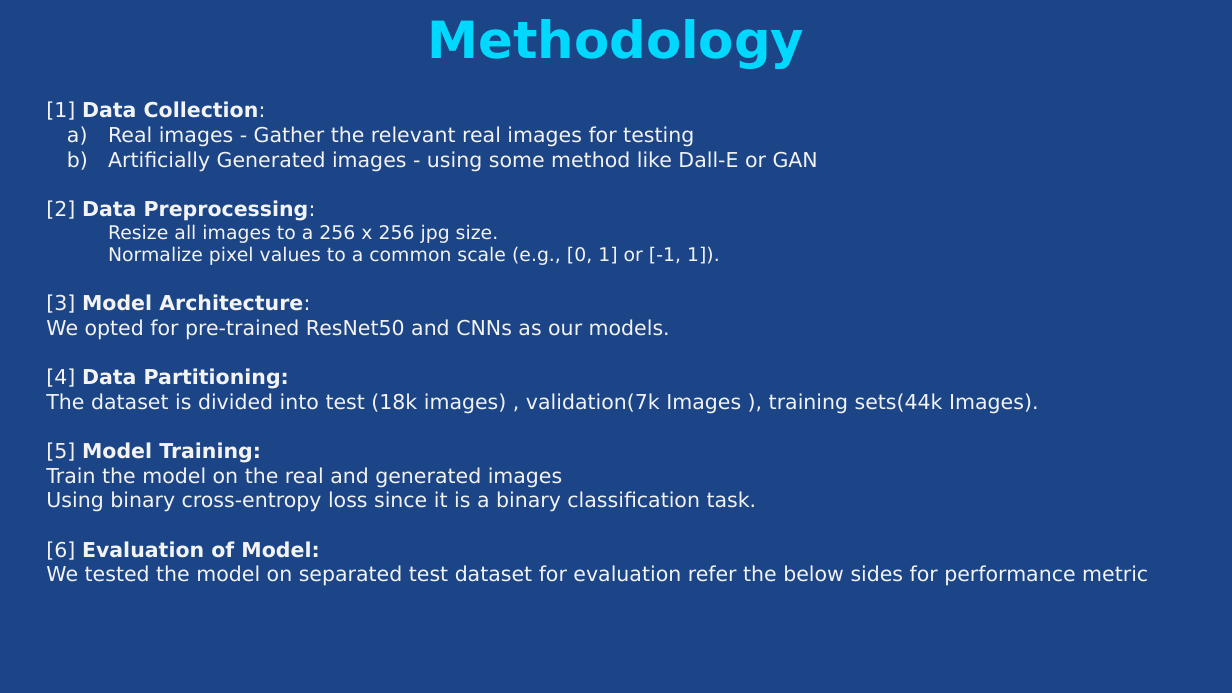
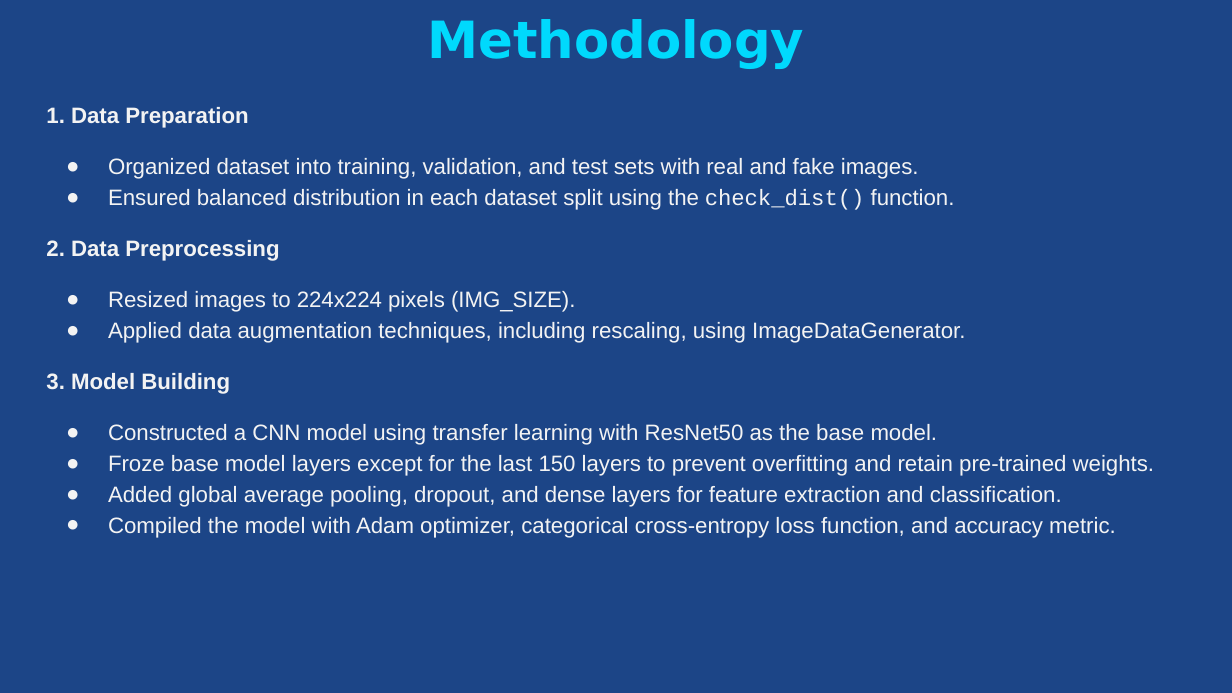
Before and after one commit to jnvshubham7/Identification-of-Artificially-Generated-Images, a slide deck: slide 8 of PPT.pptx (slide 7 before the commit). Drawn at 1232x693 pixels with LibreOffice and Linux fonts; fonts in the diff are those of the drawing. Boxes give left, top, right and bottom in pixels: in the first picture for what was removed or moved away, otherwise in the second. Text is boxed around its words. In the diff, an @@ line names an element or a change of style, - is before the commit and + after.

```diff
--- a/PPT.pptx
+++ b/PPT.pptx
@@ text at bbox=[46, 107, 1154, 538]: text changed; size 12 to 13 pt; font DejaVu Sans to Arial @@
-[1] Data Collection:
-a) Real images - Gather the relevant real images for testing
-b) Artificially Generated images - using some method like Dall-E or GAN
-[2] Data Preprocessing:
-Resize all images to a 256 x 256 jpg size.
-Normalize pixel values to a common scale (e.g., [0, 1] or [-1, 1]).
-[3] Model Architecture:
-We opted for pre-trained ResNet50 and CNNs as our models.
-[4] Data Partitioning:
-The dataset is divided into test (18k images) , validation(7k Images ), training sets(44k Images).
-[5] Model Training:
-Train the model on the real and generated images
-Using binary cross-entropy loss since it is a binary classification task.
-[6] Evaluation of Model:
-We tested the model on separated test dataset for evaluation refer the below sides for performance metric
+1. Data Preparation
+● Organized dataset into training, validation, and test sets with real and fake images.
+● Ensured balanced distribution in each dataset split using the check_dist() function.
+2. Data Preprocessing
+● Resized images to 224x224 pixels (IMG_SIZE).
+● Applied data augmentation techniques, including rescaling, using ImageDataGenerator.
+3. Model Building
+● Constructed a CNN model using transfer learning with ResNet50 as the base model.
+● Froze base model layers except for the last 150 layers to prevent overfitting and retain pre-trained weights.
+● Added global average pooling, dropout, and dense layers for feature extraction and classification.
+● Compiled the model with Adam optimizer, categorical cross-entropy loss function, and accuracy metric.
```
Also in this commit, not shown: 3 other slides changed, 4 slides added, 1 slide removed, 3 other files.
